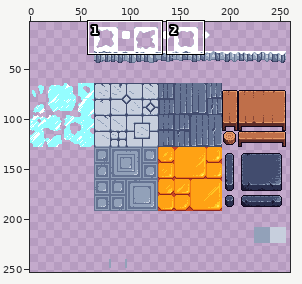
Pixel-art file -- core/assets/ase/biome_7.ase. The first picture is a wide view before the edit; the outline marks the close-up.
Close-up. Earlier state:
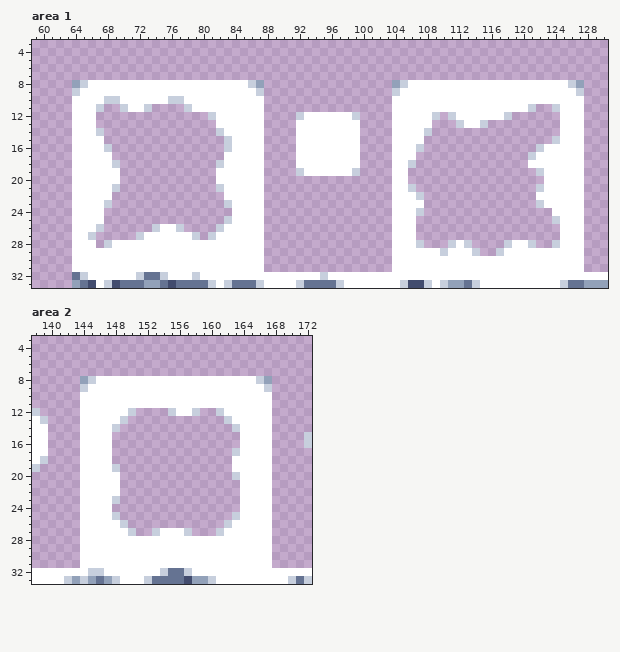
320x256 pixels, 1 frame. Shown: area 1: x 59..130, y 3..33; area 2: x 138..172, y 3..33. The wide view leaves out empty margins.
After:
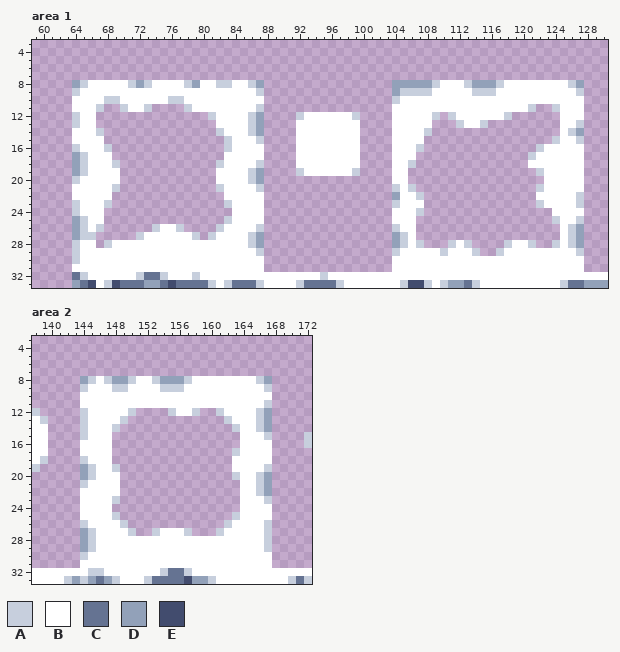
Palette (. is transparent): A #c7cfdd  B #ffffff  C #657392  D #92a1b9  E #424c6e
The exact change:
Area 1, layer "tiles":
The edit turns colour B into colour A in row 8 at x 71, 73, 78, 82 to 83, 109, 113 and 117; in row 9 at x 105 to 108 and 114 to 116; in row 10 at x 104; in row 11 at x 87; in row 12 at x 64 and 86; in row 13 at x 64, 86 and 127.
The edit turns colour B into colour A in row 14 at x 86 and 126; in row 15 at x 87 and 127; in row 16 at x 64; in row 17 at x 65; in row 18 at x 65 and 87; in row 19 at x 65 and 86.
The edit turns colour B into colour A in row 20 at x 64 and 86; in row 21 at x 87 and 104; in row 22 at x 127; in row 23 at x 64, 104 and 127; in row 24 at x 64; in row 25 at x 65 and 127.
The edit turns colour B into colour A in row 26 at x 65, 87, 104 and 126; in row 27 at x 65, 86, 105 and 126; in row 28 at x 64, 86, 105 and 126; in row 29 at x 64, 87, 104 and 127; in row 30 at x 64.
The edit turns colour A into colour D in row 8 at x 105; in row 9 at x 104.
The edit turns colour B into colour D in row 8 at x 72, 79, 106 to 108 and 114 to 116; in rows 12 to 13 at x 87; in row 14 at x 87 and 127; in rows 17 to 18 at x 64; in row 19 at x 64 and 87; in row 20 at x 87.
The edit turns colour B into colour D in row 22 at x 104; in row 25 at x 64; in row 26 at x 64 and 127; in row 27 at x 64, 87, 104 and 127; in row 28 at x 87, 104 and 127.
Area 2, layer "tiles":
The edit turns colour B into colour A in row 8 at x 147, 150, 153 and 157; in row 9 at x 148 to 149 and 154 to 156; in row 11 at x 167; in rows 12 to 14 at x 144 and 166; in row 15 at x 144 and 167; in row 18 at x 144.
The edit turns colour B into colour A in row 19 at x 145 and 167; in row 20 at x 145 and 166; in row 21 at x 144 and 166; in row 22 at x 166; in row 23 at x 167; in row 26 at x 144 and 167.
The edit turns colour B into colour A in rows 27 to 29 at x 145 and 167; in row 30 at x 144.
The edit turns colour B into colour D in row 8 at x 148 to 149 and 154 to 156; in rows 12 to 14 at x 167; in row 19 at x 144; in row 20 at x 144 and 167; in rows 21 to 22 at x 167; in rows 27 to 29 at x 144.
